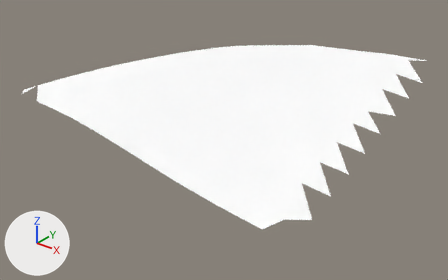
One commit to the glTF model game/assets/rally/cdi_stage4/sectores/sector_3_-6.glb: the scene before it, then after it.
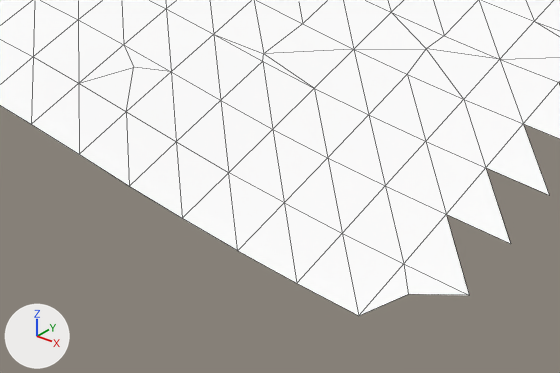
Old and new are each drawn whole from a camera (50 mm lens) standing at (806.9, 898.4, 238.8) and looking at (742.6, 978.7, 189.0) and again close up on the part from 22% to 79% of the width and 31% to 91% of the height. Lighting does not change. The marker at lower left points along +X, +Y and +Z. The older version's two pictures come first. The close-ups show mesh edges as thin lines. Vertices at exactly the same position are counted once.

In view in the first close-up: 'Ladera DSM'.
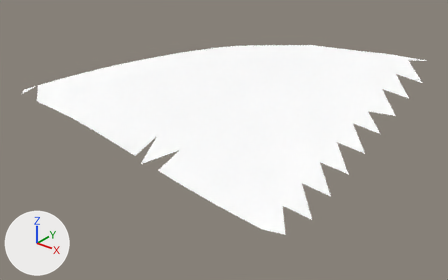
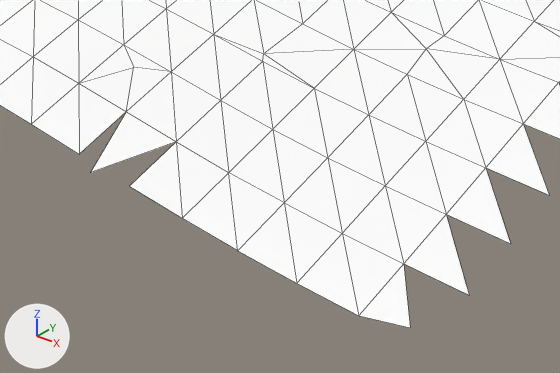
Pixel boxes [x1, y1, x2, y2] of what changed, in the close-ups (560 x 373 px):
'Ladera DSM', reshaped
    before: [0, 0, 560, 316]
    after: [0, 0, 560, 328]
part 1 of me_ladera_dsm, reshaped
    before: [359, 264, 468, 316]
    after: [359, 264, 410, 328]
part 2 of me_ladera_dsm, cut back
    before: [79, 112, 176, 186]
    after: [91, 112, 176, 172]

The change in detail:
me_ladera_dsm is used by ob_ladera_dsm; location (0.0, 0.0, 0.0).
Verts and faces of me_ladera_dsm; kept vertices keep their numbers, new ones are numbered from 110.
Before the commit, vertices of me_ladera_dsm: 81 (765.6, 963.6, 191.2) at pixel (403, 263), 82 (770.6, 963.6, 190.7) at pixel (469, 295), 89 (765.6, 958.6, 189.7) at pixel (358, 315), 93 (767.3, 961.6, 190.5) at pixel (408, 294).
Before the commit, vertices of me_ladera_dsm: 101 (740.6, 963.6, 194.7) at pixel (126, 111), 102 (745.6, 963.6, 193.8) at pixel (176, 141), 106 (740.6, 958.6, 193.1) at pixel (79, 154), 107 (745.6, 958.6, 192.2) at pixel (129, 186).
me_ladera_dsm had 110 vertices, 164 faces and spanned x 710.0..770.6, y 958.6..1005.3, z 189.7..203.5.
me_ladera_dsm now has 111 vertices, 162 faces and spans x 710.0..770.6, y 957.8..1005.3, z 189.7..203.5.
Part 1, on me_ladera_dsm:
Vertices deleted: 93 (with the faces that use them).
New vertex 110 is at (768.9, 959.5, 189.7), pixel (410, 327).
New faces: (81, 89, 110) (mat_rajuntay_pasto_denso (white #ffffff)).
Part 2, on me_ladera_dsm:
Faces deleted: (101, 106, 107), (101, 107, 102).
New vertex 111 is at (742.5, 957.8, 192.6), pixel (90, 172).
New faces: (101, 111, 102) (mat_rajuntay_pasto_ralo (white #ffffff)).
